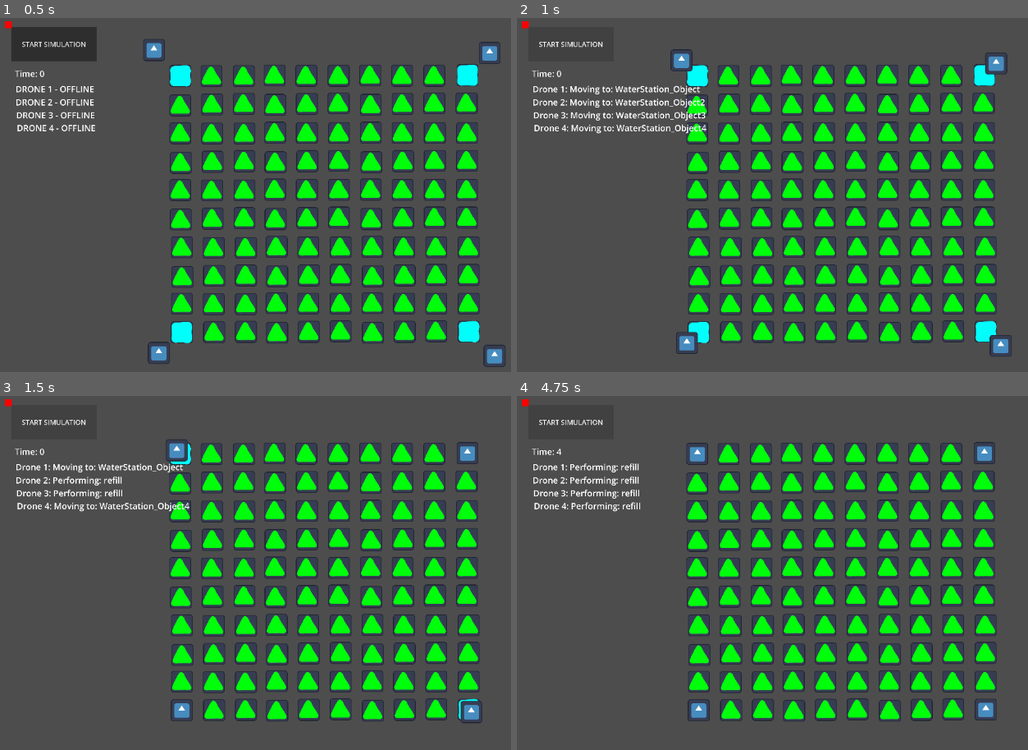
Above: before the commit, frames 1-4 (two rows, left to right).
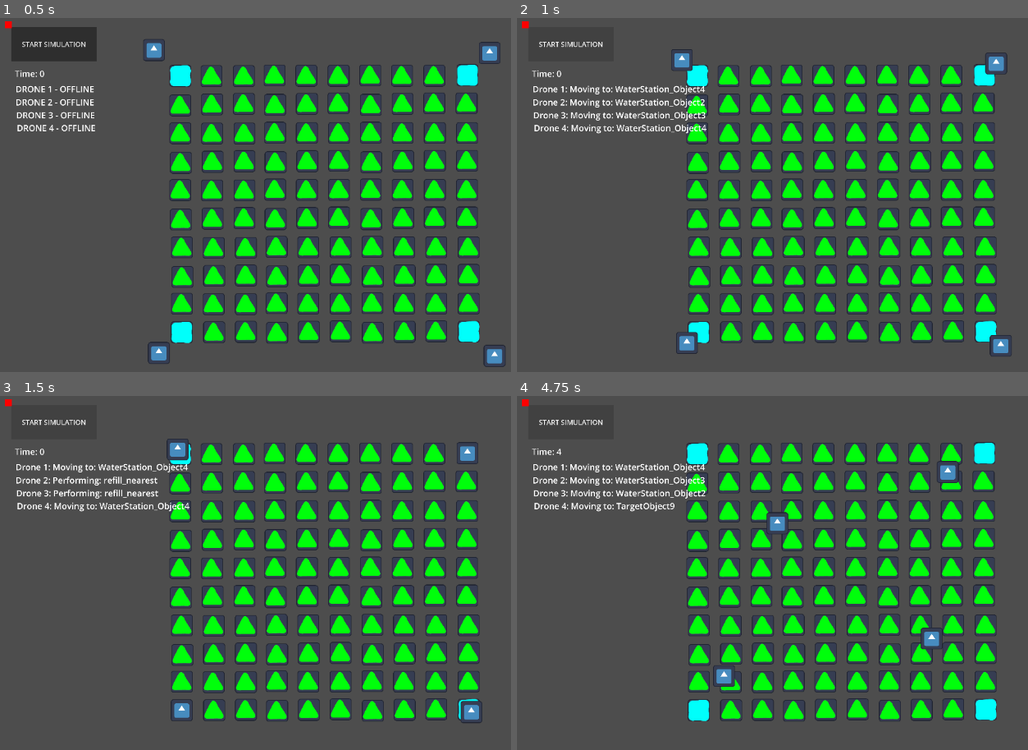
Above: after the commit, the same moments.

Repository: nabgit/Drone-Swarm-Using-GOAP-GA
Game: Godot game, scene res://Levels/main.tscn
Two runs of this game, one before a commit and one after it. Both use one fixed random seed, a clock stepped at 60 frames per second and the inputs below. The engine's default icon, where the game draws it, is replaced by a stand-in: a white triangle on a blue panel in a dark square.
Inputs:
- Up to frame 1 (0.5 s): no input
- Up to frame 2 (1 s): click "START SIMULATION" at 0.5 s
- Up to frame 3 (1.5 s): click "START SIMULATION" at 1.25 s
- Up to frame 4 (4.75 s): click "START SIMULATION" at 2 s

Frame 1 is identical in both runs. In frame 2, less than 0.1% of the frame differs, in the area x 30-37%, y 8-22%; in frame 3, 0.2%; in frame 4, 2.8%, in the area x 10-94%, y 13-92%.

Commit message:
Added stubbed out GOAP functions and better behavior

Diff:
--- a/Levels/main.tscn
+++ b/Levels/main.tscn
@@ -61,15 +61,19 @@
 
 [node name="TargetObject7" parent="." unique_id=1691152873 groups=["forest"] instance=ExtResource("2_nj2yk")]
 position = Vector2(-285, 64)
+is_on_fire = true
 
 [node name="TargetObject8" parent="." unique_id=196933188 groups=["forest"] instance=ExtResource("2_nj2yk")]
 position = Vector2(-99, 66)
+is_on_fire = true
 
 [node name="TargetObject9" parent="." unique_id=434895236 groups=["forest"] instance=ExtResource("2_nj2yk")]
 position = Vector2(90, 66)
+is_on_fire = true
 
 [node name="TargetObject10" parent="." unique_id=1351684446 groups=["forest"] instance=ExtResource("2_nj2yk")]
 position = Vector2(-282, 237)
+is_on_fire = true
 
 [node name="TargetObject11" parent="." unique_id=577762836 groups=["forest"] instance=ExtResource("2_nj2yk")]
 position = Vector2(-96, 231)
--- a/Objects/npc.gd
+++ b/Objects/npc.gd
@@ -23,9 +23,19 @@
 ]
 
 var has_water = false
-@onready var goap = GOAPInterface.new()
+@onready var goap: GOAPInterface
 
 func _ready():
+	var default_weights = {
+		"extinguish_nearest": 1.0,
+		"extinguish_newest": 1.0,
+		"extinguish_oldest": 1.0,
+		"assist_drone": 1.0,
+		"refill_nearest": 1.0,
+		"refill_furthest": 1.0
+	}
+
+	goap = GOAPInterface.new(default_weights)
 	add_child(goap)
 
 func start_simulation():
@@ -70,22 +80,18 @@
 func _handle_action():
 	var target = current_target_object
 	if target == null:
-		print("ERROR: No target in PERFORM_ACTION")
 		enter_state(State.GO_TO_LOCATION)
 		return
 
-	print("Calling smart object:", target.name)
-
 	var success = await target.animate_smart_object(current_action_name, action_data)
-
 	current_target_object = null
 
 	if success:
-		match current_action_name:
-			"water_plants":
-				has_water = false
-			"refill":
-				has_water = true
+		# Updated to match the specific action names returned by the new GOAP
+		if current_action_name.begins_with("extinguish") or current_action_name == "assist_drone":
+			has_water = false
+		elif current_action_name.begins_with("refill"):
+			has_water = true
 
 	await get_tree().process_frame
 	enter_state(State.GO_TO_LOCATION)
--- a/Objects/target_object.gd
+++ b/Objects/target_object.gd
@@ -1,20 +1,17 @@
 extends Node2D
 
-# This function is called by the NPC
-# It MUST be a coroutine (using await) so the NPC knows when it finishes
+@export var is_on_fire: bool = false # Manually toggle in Inspector for testing
+
 func animate_smart_object(action_type: String, data: Array) -> bool:
 	print("Object ", name, " starting action: ", action_type, " with data: ", data)
 
-	# 1. Trigger your visual/sound effects here
-	# For example: $AnimationPlayer.play(action_type)
-
-	# 2. Simulate the action taking time (e.g., 2 seconds)
-	# This 'pauses' this function, which in turn keeps the NPC waiting
 	await get_tree().create_timer(2.0).timeout
 
-	# 3. Determine if the action was successful
-	# You can add logic here to check if the NPC has the right items, etc.
 	var success = true
+
+	# Logic: If we are extinguishing, put the fire out on success
+	if success and action_type.begins_with("extinguish"):
+		is_on_fire = false
 
 	print("Object ", name, " finished action. Result: ", success)
 	return success
--- a/goap_interface.gd
+++ b/goap_interface.gd
@@ -1,32 +1,93 @@
 extends Node
 class_name GOAPInterface
 
-# Finds the nearest Node2D in a specific group relative to the NPC
+var weights: Dictionary = {}
+
+#{"extinguish_nearest": 10.0, "extinguish_oldest": 2.0}
+func _init(action_weights: Dictionary = {}):
+	weights = action_weights
+
+func get_burning_forests() -> Array:
+	var all_forests = get_tree().get_nodes_in_group("forest")
+	var burning = []
+	for f in all_forests:
+		if f.get("is_on_fire"): # Safe check for the property
+			burning.append(f)
+	return burning
+
+func get_nearest_burning(npc: Node2D) -> Node2D:
+	var burning = get_burning_forests()
+	var nearest = null
+	var min_dist = INF
+	for f in burning:
+		var dist = npc.global_position.distance_to(f.global_position)
+		if dist < min_dist:
+			min_dist = dist
+			nearest = f
+	return nearest
+
+func get_next_plan(npc_has_water: bool, npc_node: Node2D) -> Dictionary:
+	var potential_actions = []
+
+	if npc_has_water:
+		var burning = get_burning_forests()
+
+		# Add Fire Actions only if there are burning forests
+		if not burning.is_empty():
+			potential_actions.append({"action": "extinguish_nearest", "target": get_nearest_burning(npc_node)})
+			potential_actions.append({"action": "extinguish_newest", "target": burning[-1]})
+			potential_actions.append({"action": "extinguish_oldest", "target": burning[0]})
+
+		# Add Drone Support
+		var drone = get_nearest_in_group(npc_node, "drones") # Assuming drones group exists
+		if drone and drone != npc_node: # Don't assist yourself
+			potential_actions.append({"action": "assist_drone", "target": drone})
+	else:
+		# Refill Actions
+		potential_actions.append({"action": "refill_nearest", "target": get_nearest_in_group(npc_node, "water_station")})
+		potential_actions.append({"action": "refill_furthest", "target": get_furthest_in_group(npc_node, "water_station")})
+
+	# If no burning forests and no drones to assist, the NPC might have nothing to do
+	if potential_actions.is_empty():
+		return {}
+
+	return select_weighted_action(potential_actions)
+
 func get_nearest_in_group(npc: Node2D, group_name: String) -> Node2D:
 	var nodes = get_tree().get_nodes_in_group(group_name)
 	var nearest_node = null
 	var min_dist = INF
-
 	for node in nodes:
-		# distance_to works on Vector2 for 2D positions
 		var dist = npc.global_position.distance_to(node.global_position)
 		if dist < min_dist:
 			min_dist = dist
 			nearest_node = node
 	return nearest_node
 
-func get_next_plan(npc_has_water: bool, npc_node: Node2D) -> Dictionary:
-	if npc_has_water:
-		var target = get_nearest_in_group(npc_node, "forest")
-		return {
-			"target": target,
-			"action": "water_plants",
-			"data": ["heavy_pour"]
-		}
-	else:
-		var target = get_nearest_in_group(npc_node, "water_station")
-		return {
-			"target": target,
-			"action": "refill",
-			"data": []
-		}
+func get_furthest_in_group(npc: Node2D, group_name: String) -> Node2D:
+	var nodes = get_tree().get_nodes_in_group(group_name)
+	var furthest_node = null
+	var max_dist = -1.0
+	for node in nodes:
+		var dist = npc.global_position.distance_to(node.global_position)
+		if dist > max_dist:
+			max_dist = dist
+			furthest_node = node
+	return furthest_node
+
+func select_weighted_action(actions: Array) -> Dictionary:
+	if actions.is_empty(): return {}
+
+	var total_weight = 0.0
+	for a in actions:
+		total_weight += weights.get(a.action, 1.0)
+
+	var roll = randf() * total_weight
+	var cursor = 0.0
+
+	for a in actions:
+		cursor += weights.get(a.action, 1.0)
+		if roll <= cursor:
+			return {"target": a.target, "action": a.action, "data": []}
+
+	return actions[0]
